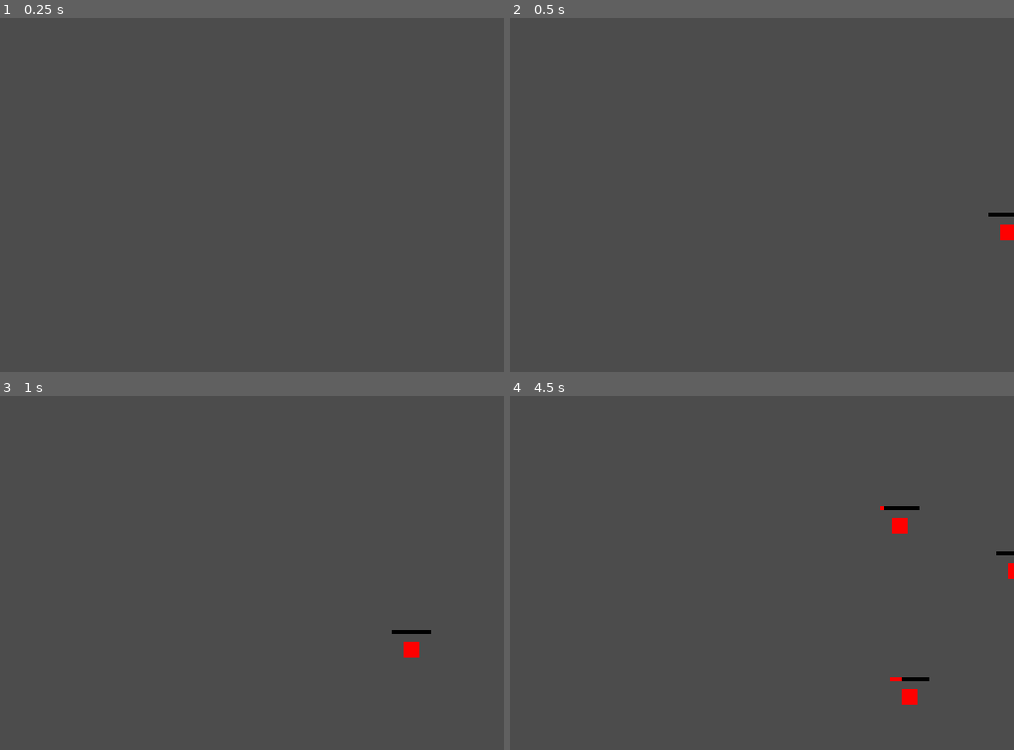
Above: before the commit, frames 1-4 (two rows, left to right).
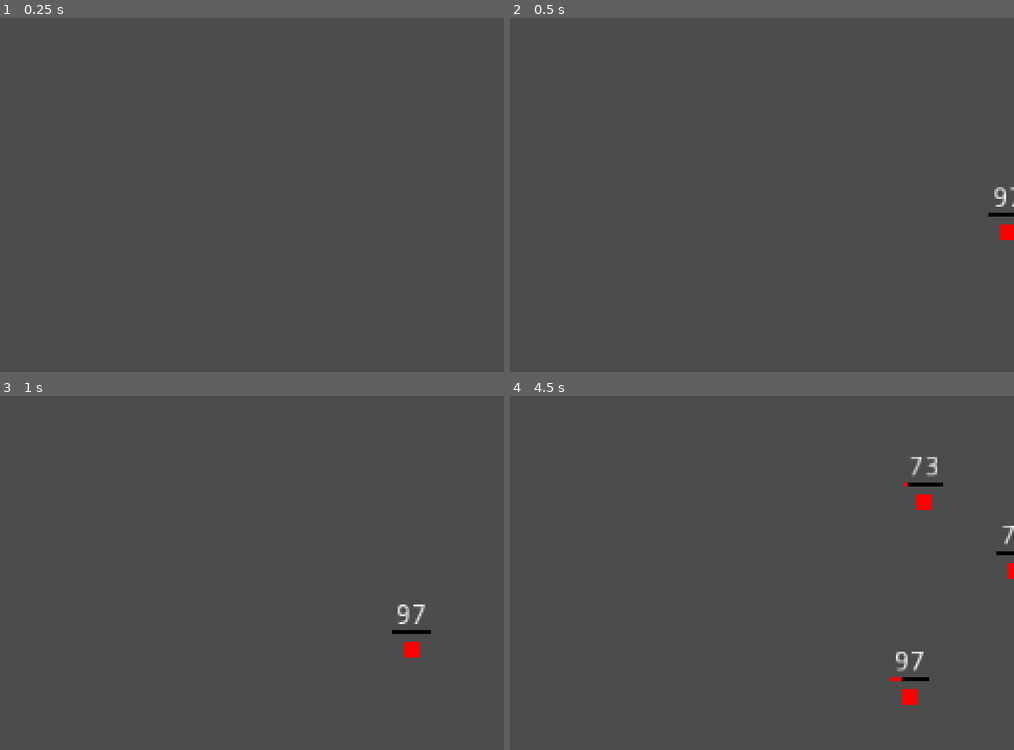
Above: after the commit, the same moments.

Repository: mOtHNOg/Godot-Wild-Jam--35
Game: Godot game, scene res://scenes/Mouth.tscn
Same seed, same stepped clock (60 frames per second), same inputs: the game is played once before the commit and once after it.
Inputs (mouse positions are in pixels of both pictures, inside the frame that each line leads up to):
- Up to frame 1 (0.25 s): no input
- Up to frame 2 (0.5 s): no input
- Up to frame 3 (1 s): move the mouse to (327, 555) at 0.52 s; hold Right (right) from 0.53 s (still down); click (327, 555) at 0.6 s
- Up to frame 4 (4.5 s): move the mouse to (570, 590) at 1.27 s; release Right (right) at 1.28 s; hold Down (down) 1.28-2.03 s; click (570, 590) at 1.35 s; tap Enter at 2 s; move the mouse to (762, 495) at 2.02 s; hold Right (right) 2.03-2.78 s; click (762, 495) at 2.1 s; move the mouse to (666, 643) at 2.77 s; hold W (up) 2.78-3.53 s; click (666, 643) at 2.85 s; move the mouse to (888, 626) at 3.52 s; hold A (left) from 3.53 s (still down); click (888, 626) at 3.6 s; tap Space at 4.25 s; move the mouse to (510, 519) at 4.27 s; click (510, 519) at 4.35 s

Frame 1 is identical in both runs. In frame 2, 0.1% of the frame differs, in the area x 96-100%, y 47-54%; in frame 3, 0.1%; in frame 4, 0.8%, in the area x 73-100%, y 17-78%.

Commit message:
poking arm scene

Diff:
--- a/project.godot
+++ b/project.godot
@@ -72,6 +72,11 @@
 , Object(InputEventJoypadMotion,"resource_local_to_scene":false,"resource_name":"","device":-1,"axis":0,"axis_value":-1.0,"script":null)
  ]
 }
+finger_poke={
+"deadzone": 0.5,
+"events": [ Object(InputEventMouseButton,"resource_local_to_scene":false,"resource_name":"","device":-1,"alt":false,"shift":false,"control":false,"meta":false,"command":false,"button_mask":0,"position":Vector2( 0, 0 ),"global_position":Vector2( 0, 0 ),"factor":1.0,"button_index":1,"pressed":false,"doubleclick":false,"script":null)
+ ]
+}
 
 [physics]
 
--- /dev/null
+++ b/scenes/Arm.tscn
@@ -0,0 +1,31 @@
+[gd_scene load_steps=3 format=2]
+
+[ext_resource path="res://scripts/Arm.gd" type="Script" id=1]
+
+[sub_resource type="RectangleShape2D" id=1]
+extents = Vector2( 24, 6 )
+
+[node name="Arm" type="Node2D"]
+position = Vector2( -176, 84 )
+script = ExtResource( 1 )
+
+[node name="Finger" type="Area2D" parent="."]
+position = Vector2( 292, -4 )
+
+[node name="Polygon2D2" type="Polygon2D" parent="Finger"]
+position = Vector2( -38, -6 )
+color = Color( 1, 0.984314, 0, 1 )
+polygon = PoolVector2Array( -4, 0, 46, 0, 46, 12, -4, 12 )
+
+[node name="CollisionShape2D" type="CollisionShape2D" parent="Finger"]
+position = Vector2( -12, 0 )
+shape = SubResource( 1 )
+
+[node name="Polygon2D" type="Polygon2D" parent="."]
+position = Vector2( 160, 6 )
+color = Color( 1, 0.984314, 0, 1 )
+polygon = PoolVector2Array( -208, -16, -208, 16, 96, 16, 96, -16 )
+
+[node name="Tween" type="Tween" parent="."]
+
+[connection signal="tween_all_completed" from="Tween" to="." method="_on_Tween_tween_all_completed"]
--- a/scenes/Bacteria.tscn
+++ b/scenes/Bacteria.tscn
@@ -49,6 +49,17 @@
 "_edit_use_anchors_": false
 }
 
+[node name="Label" type="Label" parent="."]
+margin_left = -20.0
+margin_top = -24.0
+margin_right = 20.0
+margin_bottom = -10.0
+text = "121"
+align = 1
+__meta__ = {
+"_edit_use_anchors_": false
+}
+
 [connection signal="timeout" from="Timers/ExplodeStartDelay" to="." method="_on_ExplodeStartDelay_timeout"]
 [connection signal="timeout" from="Timers/ExplodeTimer" to="." method="_on_ExplodeTimer_timeout"]
 [connection signal="timeout" from="Timers/MoveDelayTimer" to="." method="_on_MoveDelayTimer_timeout"]
--- /dev/null
+++ b/scripts/Arm.gd
@@ -0,0 +1,45 @@
+extends Node2D
+
+# node references
+onready var tween = $Tween
+onready var finger = $Finger
+
+const rotation_speed = 10
+const poke_distance = 160
+const arm_extend_time = 0.083
+const arm_retract_speed = 7
+
+var rest_pos = position
+var extending: bool = false
+
+var mouse_pos: Vector2
+var angle_to_mouse_pos: float
+var direction_to_mouse_pos: Vector2
+
+func _physics_process(delta):
+
+	mouse_pos = get_global_mouse_position()
+	angle_to_mouse_pos = (mouse_pos - rest_pos).angle()
+	direction_to_mouse_pos = rest_pos.direction_to(mouse_pos)
+
+	# points towards mouse pos smoothly
+	global_rotation = lerp_angle(global_rotation, angle_to_mouse_pos, rotation_speed * delta)
+
+	# only lets you poke if your mouse is to the right of the finger (because it makes sense)
+	if Input.is_action_just_pressed("finger_poke") and mouse_pos.x > finger.global_position.x:
+
+		# only lets you poke if you are retracted (6 seemed like a nice number)
+		if position.distance_to(rest_pos) < 6:
+			extending = true
+
+			var extended_position: Vector2 = rest_pos + direction_to_mouse_pos * finger.global_position.distance_to(mouse_pos)
+			tween.interpolate_property(self, "position",
+				position, extended_position, arm_extend_time,
+				Tween.TRANS_SINE, Tween.EASE_IN_OUT)
+			tween.start()
+
+	if extending == false:
+		position = lerp(position, rest_pos, arm_retract_speed * delta)
+
+func _on_Tween_tween_all_completed():
+	extending = false
--- a/scripts/Bacteria.gd
+++ b/scripts/Bacteria.gd
@@ -24,6 +24,7 @@
 func _ready() -> void:
 	connect("finished_moving", self, "set_movement_delay")
 	set_movement_to_random_pos()
+	$Label.text = str(int(random_speed))
 
 func _physics_process(delta) -> void:
 	# movement
@@ -33,7 +34,7 @@
 
 		if emitted_finished_moving_signal == false:
 			emitted_finished_moving_signal = true
-			emit_signal("finished_moving", 1, 3)
+			emit_signal("finished_moving", 2, 4)
 	else:
 		position += random_speed * movement_direction * delta
 
